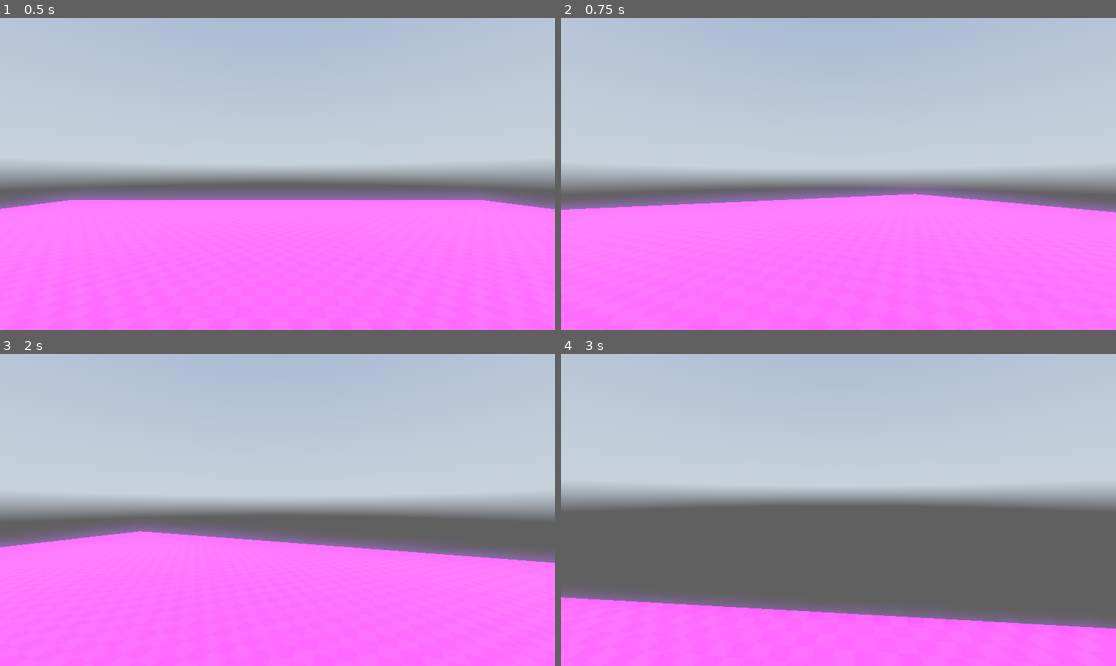
Above: before the commit, frames 1-4 (two rows, left to right).
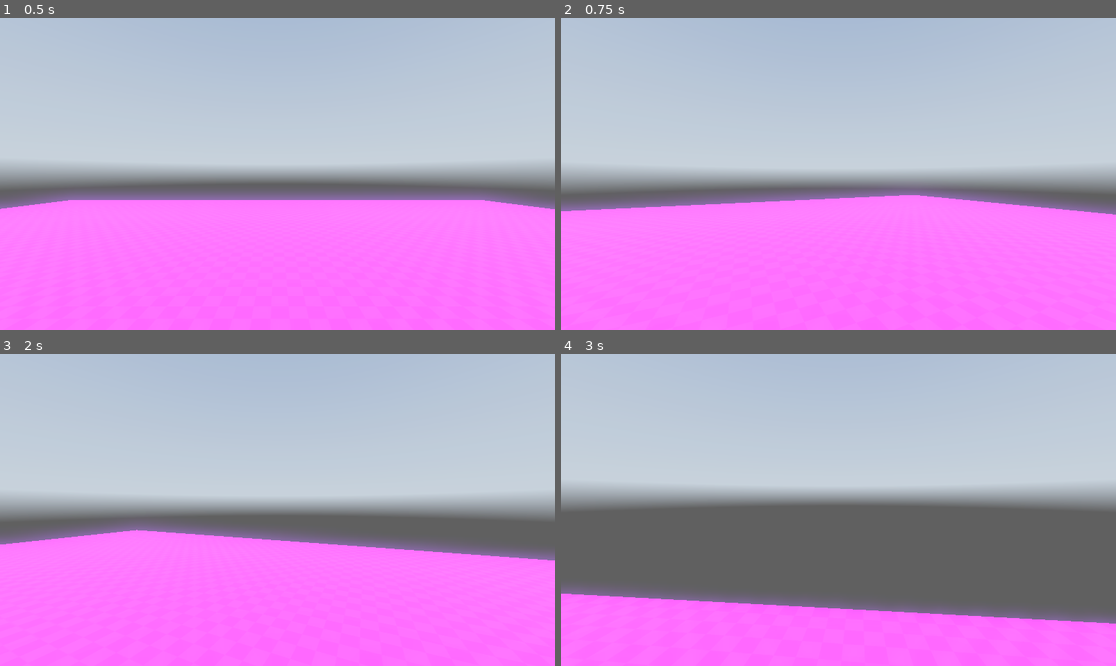
Above: after the commit, the same moments.

Repository: munozalexm15/ARSG
Game: Godot game, scene res://Scenes/Levels/test_scene.tscn
Two runs of this game, one before a commit and one after it. Both use one fixed random seed, a clock stepped at 60 frames per second and the inputs below. A sky picture missing from this copy of the repository is replaced by a grey-blue gradient.
Inputs (mouse positions are in pixels of both pictures, inside the frame that each line leads up to):
- Up to frame 1 (0.5 s): no input
- Up to frame 2 (0.75 s): tap Enter at 0.5 s; move the mouse to (866, 174) at 0.52 s; hold W (Forward) from 0.53 s (still down); hold Ctrl (Crouch) from 0.53 s (still down)
- Up to frame 3 (2 s): keep holding W (Forward); tap Space (Jump) at 0.77, 1.52 s; move the mouse to (249, 510) at 1.27 s; release Ctrl (Crouch) at 1.28 s; tap Shift (Sprint) at 1.35 s
- Up to frame 4 (3 s): keep holding W (Forward); move the mouse to (849, 503) at 2.02 s; hold Ctrl (Crouch) 2.03-2.78 s; move the mouse to (832, 516) at 2.77 s; tap Shift (Sprint) at 2.85 s

Frame 1 is identical in both runs. In frame 2, 0.4% of the frame differs, in the area x 0-100%, y 56-64%; in frame 3, 0.6%; in frame 4, 1.6%, in the area x 0-100%, y 76-88%.

Commit message:
working head bobbing

Diff:
--- a/Scripts/Player/Main_character.gd
+++ b/Scripts/Player/Main_character.gd
@@ -41,7 +41,7 @@
 const hb_speeds = {"crouch_speed"= 10.0, "walk_speed" = 15.0, "sprint_speed" = 22.0}
 
 #---------In meters
-const hb_intensities = {"crouch_speed"= 0.05, "walk_speed" = 0.1, "sprint_speed" = 0.2}
+const hb_intensities = {"crouch_speed"= 0.2, "walk_speed" = 0.3, "sprint_speed" = 0.5}
 
 #---------Index value for assign function (wave)
 var headBobbing_index = 0.0
--- a/Scripts/Player/PlayerStates/Crouch.gd
+++ b/Scripts/Player/PlayerStates/Crouch.gd
@@ -8,7 +8,7 @@
 
 func physics_update(delta: float) -> void:
 	player.headBobbing_curr_intensity = player.hb_intensities.get("crouch_speed")
-	player.headBobbing_index += player.hb_intensities.get("crouch_speed") * delta
+	player.headBobbing_index += player.hb_speeds.get("crouch_speed") * delta
 
 	player.head.position.y = lerp(player.head.position.y, player.initialHead_pos- player.crouching_depth, delta * player.lerp_speed)
 
--- a/Scripts/Player/PlayerStates/Run.gd
+++ b/Scripts/Player/PlayerStates/Run.gd
@@ -8,7 +8,7 @@
 
 func physics_update(delta: float):
 	player.headBobbing_curr_intensity = player.hb_intensities.get("sprint_speed")
-	player.headBobbing_index += player.hb_intensities.get("sprint_speed") * delta
+	player.headBobbing_index += player.hb_speeds.get("sprint_speed") * delta
 
 	if player.direction != Vector3.ZERO:
 		player.velocity.x = player.direction.x * player.curr_speed
--- a/Scripts/Player/PlayerStates/Walk.gd
+++ b/Scripts/Player/PlayerStates/Walk.gd
@@ -7,7 +7,7 @@
 
 func physics_update(delta: float) -> void:
 	player.headBobbing_curr_intensity = player.hb_intensities.get("walk_speed")
-	player.headBobbing_index += player.hb_intensities.get("walk_speed") * delta
+	player.headBobbing_index += player.hb_speeds.get("walk_speed") * delta
 
 	if player.direction != Vector3.ZERO:
 		player.velocity.x = player.direction.x * player.curr_speed
